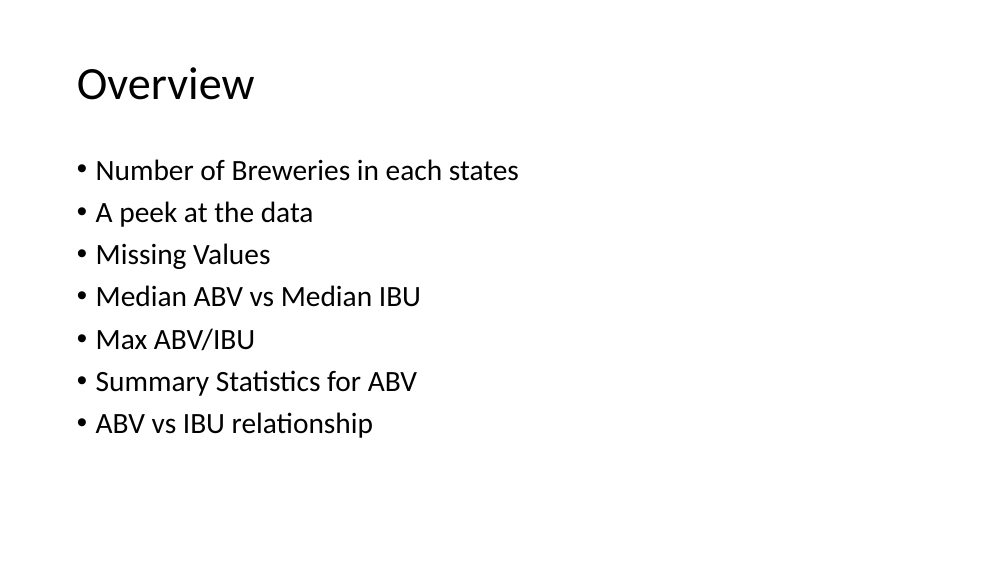
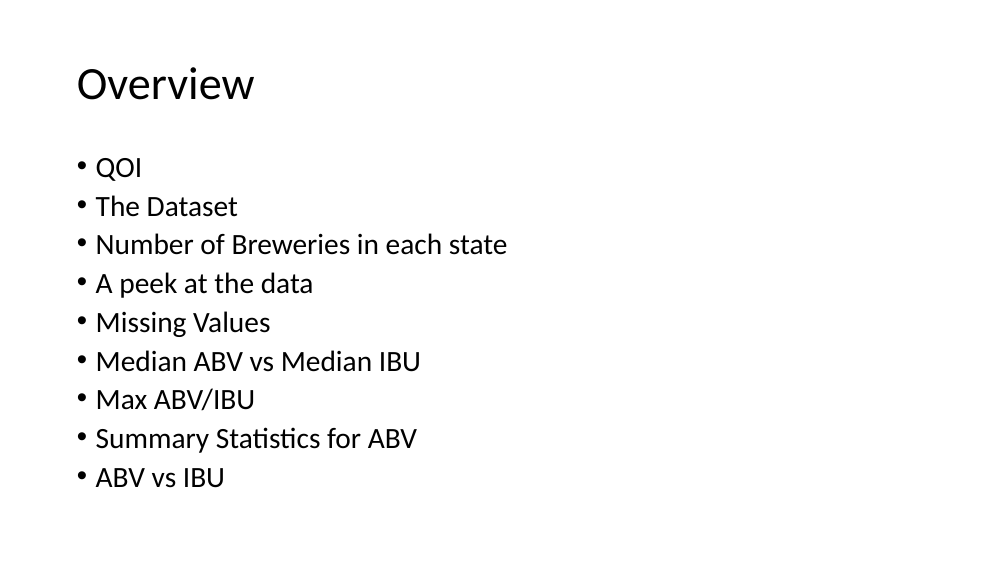
Before and after one commit to RiccoFerraro/dds_case_study_1, a slide deck: slide 2 of Beers_and_Breweries.pptx. Drawn at 1008x567 pixels with LibreOffice and Linux fonts; fonts in the diff are those of the drawing. Boxes give left, top, right and bottom in pixels: in the first picture for what was removed or moved away, otherwise in the second. Text is boxed around its words. In the diff, an @@ line names an element or a change of style, - is before the commit and + after.

Commit message:
powerpoint updates

```diff
--- a/Beers_and_Breweries.pptx
+++ b/Beers_and_Breweries.pptx
@@ text at [96,158,508,255]: text changed @@
-• Number of Breweries in each states
+• QOI
+• The Dataset
+• Number of Breweries in each state
@@ text at [96,272,421,453]: line spacing 0.9 to 0.8 @@
@@ text at [96,468,225,488]: text changed @@
-• ABV vs IBU relationship
+• ABV vs IBU
```
Also in this commit, not shown: 5 other slides changed, 13 slides added, 2 slides removed, 3 other files.
